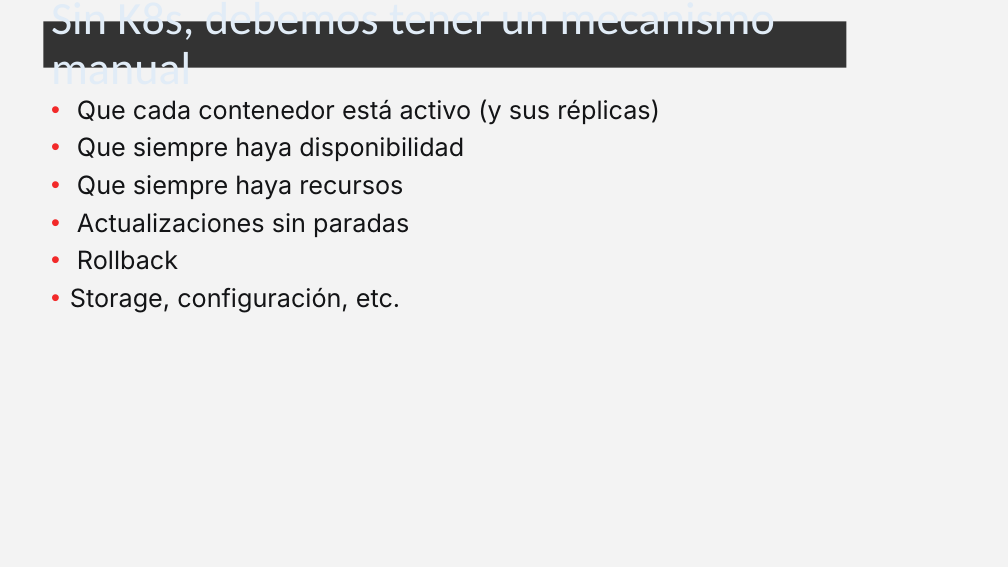
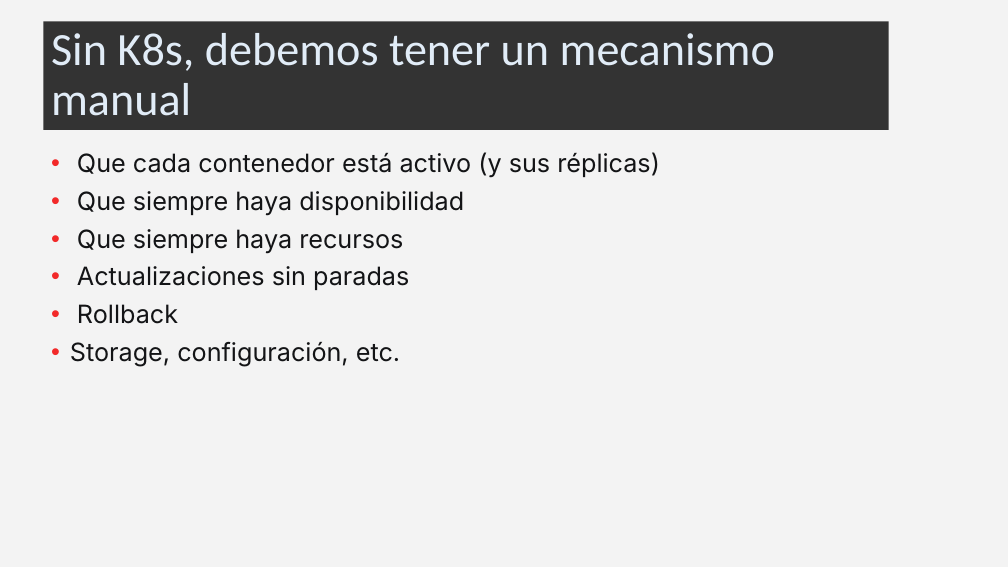
Before and after one commit to leomicheloni/DotnetLatamDay-2024, a slide deck: slide 9 of dotnetlatam_2024_k8s101devs.pptx. Drawn at 1008x567 pixels with LibreOffice and Linux fonts; fonts in the diff are those of the drawing. Boxes give left, top, right and bottom in pixels: in the first picture for what was removed or moved away, otherwise in the second. Text is boxed around its words. In the diff, an @@ line names an element or a change of style, - is before the commit and + after.

```diff
--- a/dotnetlatam_2024_k8s101devs.pptx
+++ b/dotnetlatam_2024_k8s101devs.pptx
@@ title "Sin K8s, debemos tener un ...": place and size @@
-title "Sin K8s, debemos tener un ..." at (43,21,846,67)
+title "Sin K8s, debemos tener un ..." at (43,21,889,129)
@@ text "Que cada contenedor está activo ...": place and size @@
-text "Que cada contenedor está activo ..." at (70,99,660,312)
+text "Que cada contenedor está activo ..." at (70,152,660,366)
```
Also in this commit, not shown: 2 other slides changed, 1 slide removed, 8 other files.
